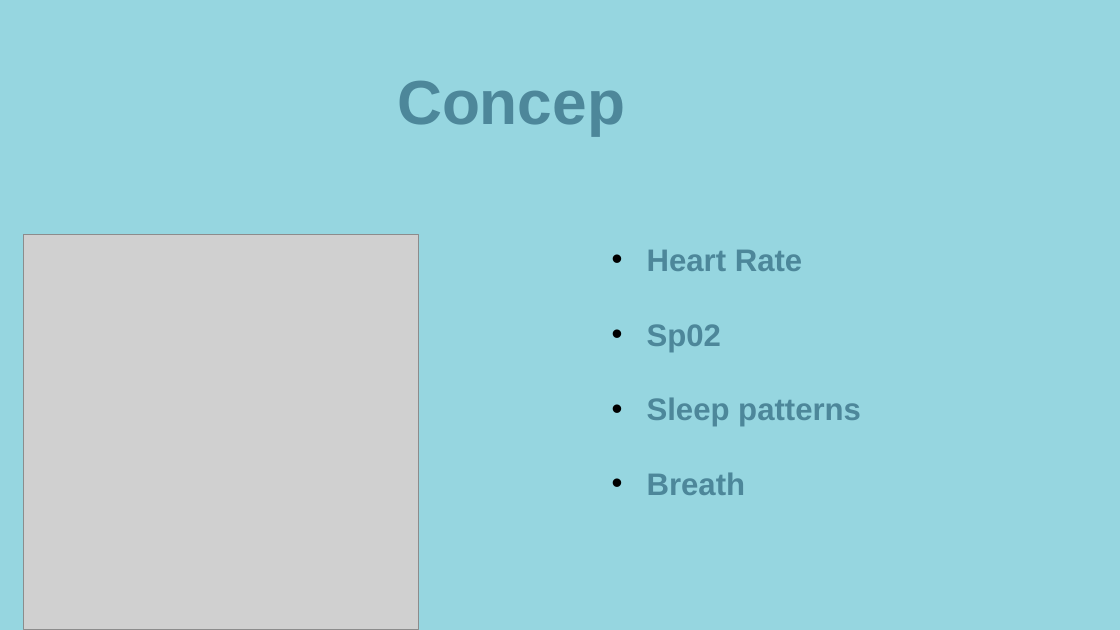
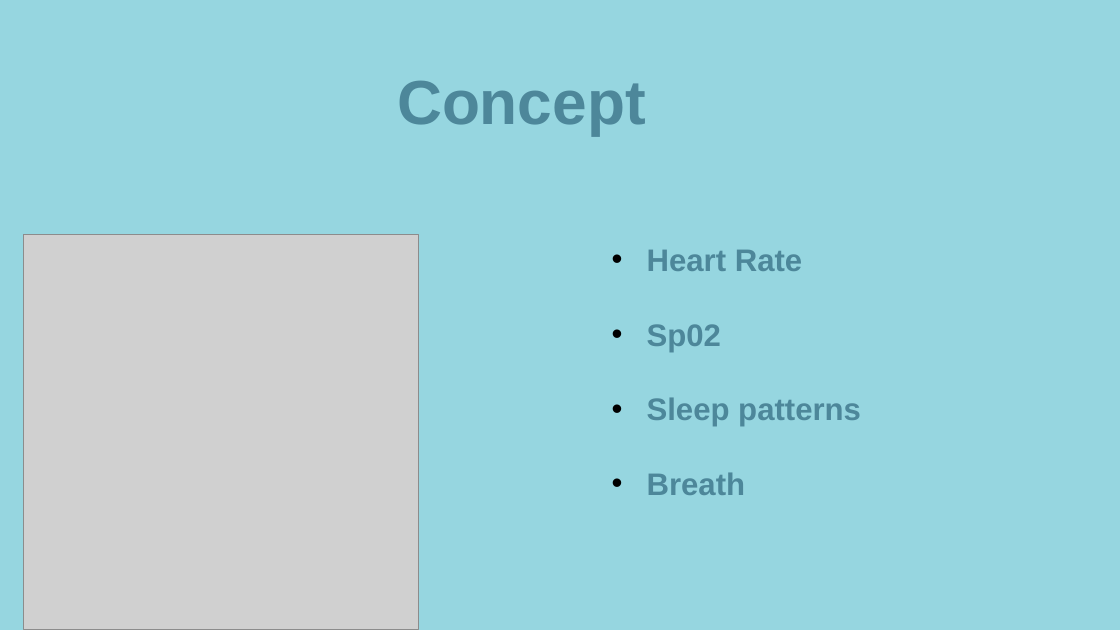
Before and after one commit to moshiour-rahman/SS2022-ELE-Interactive-Systems-Engineering, a slide deck: slide 3 of Presentation.Moshiour Rahman Prince.pptx. Drawn at 1120x630 pixels with LibreOffice and Linux fonts; fonts in the diff are those of the drawing; grey boxes stand for pictures. Boxes give left, top, right and bottom in pixels: in the first picture for what was removed or moved away, otherwise in the second. Text is boxed around its words. In the diff, an @@ line names an element or a change of style, - is before the commit and + after.

```diff
--- a/Presentation.Moshiour Rahman Prince.pptx
+++ b/Presentation.Moshiour Rahman Prince.pptx
@@ text at bbox=[397, 81, 646, 135]: text changed @@
-Concep
+Concept
```
Also in this commit, not shown: 1 other file.
